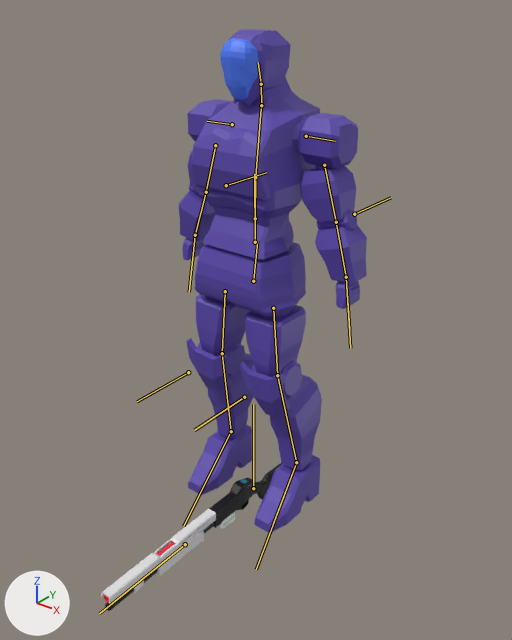
The glTF model resources/model/Robot/Player_Boned_IK.gltf, before and after one commit.
Camera for both pictures: a 50 mm lens placed at (1.54, -1.85, 2.0), pointed at (0.07, -0.01, 0.86). The axes (+X, +Y, +Z) are drawn at lower left. The lights are the same throughout. The bones that bend it are drawn over the model as lines.

Objects in the first picture: 'G_AutoLoader', 'G_Barrel', 'G_BarrelCover', 'G_Forend', 'G_MagazineTube', 'G_Reciver', 'P_Body', 'P_Head_Display'.
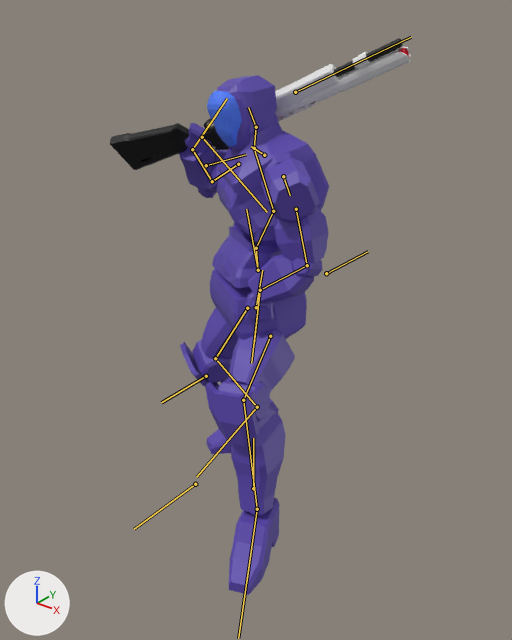
The newer file adds an action. The first version stands in its rest pose; the second is drawn at frame 12 of the action '14_Title'.

The change, as a list of edits to the scene's bpy script:
```text
Change bone_hips:
    where bone_hips = bpy.data.objects['Player'].pose.bones['Hips']  # child of 'Root'
    bone_hips.location: (0.0, 0.0, 0.0) -> (0.0, -0.11, -0.035)
    bone_hips.rotation_quaternion: (1.0, 0.0, 0.0, 0.0) -> (0.967, 0.0, -0.252, -0.042)  # degrees (0, 0, 0) -> degrees (1, -29, -5)
Change bone_spine:
    where bone_spine = bpy.data.objects['Player'].pose.bones['Spine']  # child of 'Hips'
    bone_spine.rotation_quaternion: (1.0, 0.0, 0.0, 0.0) -> (0.999, 0.047, 0.004, 0.015)  # degrees (0, 0, 0) -> degrees (5, 0, 2)
Change bone_lowerbody:
    where bone_lowerbody = bpy.data.objects['Player'].pose.bones['LowerBody']  # child of 'Spine'
    bone_lowerbody.rotation_quaternion: (1.0, 0.0, 0.0, 0.0) -> (0.958, -0.285, -0.025, 0.02)  # degrees (0, 0, 0) -> degrees (-33, -2, 3)
Change bone_upperbody:
    where bone_upperbody = bpy.data.objects['Player'].pose.bones['UpperBody']  # child of 'LowerBody'
    bone_upperbody.rotation_quaternion: (1.0, 0.0, 0.0, 0.0) -> (0.893, 0.441, -0.072, -0.051)  # degrees (0, 0, 0) -> degrees (53, -5, -9)
Change bone_neck:
    where bone_neck = bpy.data.objects['Player'].pose.bones['Neck']  # child of 'UpperBody'
    bone_neck.rotation_quaternion: (1.0, 0.0, 0.0, 0.0) -> (0.92, -0.324, 0.219, 0.037)  # degrees (0, 0, 0) -> degrees (-40, 25, -5)
Change bone_head:
    where bone_head = bpy.data.objects['Player'].pose.bones['Head']  # child of 'Neck'
    bone_head.rotation_quaternion: (1.0, 0.0, 0.0, 0.0) -> (0.98, 0.201, -0.004, 0.002)  # degrees (0, 0, 0) -> degrees (23, 0, 0)
Change bone_shoulder_r:
    where bone_shoulder_r = bpy.data.objects['Player'].pose.bones['Shoulder.R']  # child of 'UpperBody'
    bone_shoulder_r.rotation_quaternion: (1.0, 0.0, 0.0, 0.0) -> (0.771, 0.118, 0.625, -0.027)  # degrees (0, 0, 0) -> degrees (38, 76, 26)
Change bone_upperarm_r:
    where bone_upperarm_r = bpy.data.objects['Player'].pose.bones['UpperArm.R']  # child of 'Shoulder.R'
    bone_upperarm_r.rotation_quaternion: (1.0, 0.0, 0.0, 0.0) -> (0.92, -0.236, -0.157, -0.272)  # degrees (0, 0, 0) -> degrees (-23, -25, -28)
Change bone_lowerarm_r:
    where bone_lowerarm_r = bpy.data.objects['Player'].pose.bones['LowerArm.R']  # child of 'UpperArm.R'
    bone_lowerarm_r.rotation_quaternion: (1.0, 0.0, 0.0, 0.0) -> (0.494, 0.793, 0.0, -0.356)  # degrees (0, 0, 0) -> degrees (108, 34, -25)
Change bone_hand_r:
    where bone_hand_r = bpy.data.objects['Player'].pose.bones['Hand.R']  # child of 'LowerArm.R'
    bone_hand_r.rotation_quaternion: (1.0, 0.0, 0.0, 0.0) -> (0.862, 0.35, 0.153, -0.332)  # degrees (0, 0, 0) -> degrees (35, 30, -32)
Change bone_shoulder_l:
    where bone_shoulder_l = bpy.data.objects['Player'].pose.bones['Shoulder.L']  # child of 'UpperBody'
    bone_shoulder_l.rotation_quaternion: (1.0, 0.0, 0.0, 0.0) -> (0.991, 0.064, -0.016, -0.117)  # degrees (0, 0, 0) -> degrees (8, -1, -13)
Change bone_upperarm_l:
    where bone_upperarm_l = bpy.data.objects['Player'].pose.bones['UpperArm.L']  # child of 'Shoulder.L'
    bone_upperarm_l.rotation_quaternion: (1.0, 0.0, 0.0, 0.0) -> (0.947, 0.054, 0.287, 0.131)  # degrees (0, 0, 0) -> degrees (12, 32, 19)
Change bone_lowerarm_l:
    where bone_lowerarm_l = bpy.data.objects['Player'].pose.bones['LowerArm.L']  # child of 'UpperArm.L'
    bone_lowerarm_l.rotation_quaternion: (1.0, 0.0, 0.0, 0.0) -> (0.827, 0.513, 0.0, 0.23)  # degrees (0, 0, 0) -> degrees (61, -14, 23)
Change bone_hand_l:
    where bone_hand_l = bpy.data.objects['Player'].pose.bones['Hand.L']  # child of 'LowerArm.L'
    bone_hand_l.rotation_quaternion: (1.0, 0.0, 0.0, 0.0) -> (0.835, -0.442, -0.307, 0.116)  # degrees (0, 0, 0) -> degrees (-62, -24, 31)
Change bone_spine_001:
    where bone_spine_001 = bpy.data.objects['Player'].pose.bones['Spine.001']  # child of 'Hips'
    bone_spine_001.rotation_quaternion: (1.0, 0.0, 0.0, 0.0) -> (0.995, 0.101, -0.002, -0.027)  # degrees (0, 0, 0) -> degrees (12, 0, -3)
Change bone_upperleg_r:
    where bone_upperleg_r = bpy.data.objects['Player'].pose.bones['UpperLeg.R']  # child of 'Spine.001'
    bone_upperleg_r.rotation_quaternion: (1.0, 0.0, 0.0, 0.0) -> (-0.946, 0.316, -0.001, -0.072)  # degrees (0, 0, 0) -> degrees (-37, 3, 8)
Change bone_lowerleg_r:
    where bone_lowerleg_r = bpy.data.objects['Player'].pose.bones['LowerLeg.R']  # child of 'UpperLeg.R'
    bone_lowerleg_r.rotation_quaternion: (1.0, 0.0, 0.0, 0.0) -> (0.922, 0.386, 0.0, 0.016)  # degrees (0, 0, 0) -> degrees (45, -1, 2)
Change bone_foot_r:
    where bone_foot_r = bpy.data.objects['Player'].pose.bones['Foot.R']  # child of 'LowerLeg.R'
    bone_foot_r.rotation_quaternion: (1.0, 0.0, 0.0, 0.0) -> (0.979, -0.169, 0.068, -0.092)  # degrees (0, 0, 0) -> degrees (-20, 6, -12)
Change bone_upperleg_l:
    where bone_upperleg_l = bpy.data.objects['Player'].pose.bones['UpperLeg.L']  # child of 'Spine.001'
    bone_upperleg_l.rotation_quaternion: (1.0, 0.0, 0.0, 0.0) -> (-0.787, 0.512, 0.297, 0.174)  # degrees (0, 0, 0) -> degrees (-67, -40, 2)
Change bone_lowerleg_l:
    where bone_lowerleg_l = bpy.data.objects['Player'].pose.bones['LowerLeg.L']  # child of 'UpperLeg.L'
    bone_lowerleg_l.rotation_quaternion: (1.0, 0.0, 0.0, 0.0) -> (0.932, 0.363, 0.0, -0.015)  # degrees (0, 0, 0) -> degrees (43, 1, -2)
Change bone_foot_l:
    where bone_foot_l = bpy.data.objects['Player'].pose.bones['Foot.L']  # child of 'LowerLeg.L'
    bone_foot_l.rotation_quaternion: (1.0, 0.0, 0.0, 0.0) -> (0.985, 0.139, -0.086, -0.051)  # degrees (0, 0, 0) -> degrees (17, -9, -7)
Change bone_sg_grip:
    where bone_sg_grip = bpy.data.objects['Player'].pose.bones['SG_Grip']
    bone_sg_grip.location: (0.0, 0.0, 0.0) -> (-0.305, 1.454, -0.071)
    bone_sg_grip.rotation_quaternion: (1.0, 0.0, 0.0, 0.0) -> (0.336, -0.757, 0.065, -0.556)  # degrees (0, 0, 0) -> degrees (-105, -53, -52)
```

Pixel boxes [x1, y1, x2, y2] of what changed, in the pictures (512 x 640 px):
'P_Body', posed (20% narrower): before [179, 29, 367, 533]; after [179, 75, 329, 595]
'G_BarrelCover', posed: before [101, 509, 216, 604]; after [276, 47, 411, 121]
'G_Reciver', posed: before [209, 462, 282, 528]; after [110, 118, 229, 170]
'P_Head_Display', posed (10% narrower, 11% shorter): before [220, 38, 259, 100]; after [207, 91, 242, 146]
'G_Forend', posed: before [156, 531, 204, 576]; after [275, 64, 339, 110]
'G_MagazineTube', posed: before [105, 522, 215, 611]; after [334, 38, 403, 77]
'G_Barrel', posed: before [104, 529, 198, 603]; after [399, 48, 409, 56]
'G_AutoLoader', posed (not visible afterwards): before [217, 512, 235, 529]
bone 'Hips', root to tip: before (253, 281) to (257, 241); after (256, 307) to (262, 270)
bone 'Spine', root to tip: before (255, 242) to (255, 218); after (258, 270) to (256, 248)
bone 'LowerBody', root to tip: before (255, 218) to (255, 177); after (256, 248) to (273, 211)
bone 'UpperBody', root to tip: before (255, 177) to (261, 108); after (273, 211) to (254, 150)
bone 'Neck', root to tip: before (261, 105) to (261, 84); after (254, 148) to (256, 127)
bone 'Head', root to tip: before (261, 84) to (258, 62); after (256, 127) to (248, 107)
bone 'Shoulder.R', root to tip: before (232, 124) to (207, 121); after (264, 155) to (251, 146)
bone 'UpperArm.R', root to tip: before (215, 145) to (206, 192); after (238, 164) to (212, 181)
bone 'LowerArm.R', root to tip: before (206, 192) to (195, 235); after (212, 181) to (192, 149)
bone 'Hand.R', root to tip: before (195, 235) to (190, 277); after (192, 149) to (217, 113)
bone 'Shoulder.L', root to tip: before (306, 136) to (335, 141); after (283, 176) to (290, 195)
bone 'UpperArm.L', root to tip: before (324, 165) to (336, 222); after (296, 209) to (307, 265)
bone 'LowerArm.L', root to tip: before (336, 222) to (346, 277); after (307, 265) to (260, 290)
bone 'Hand.L', root to tip: before (346, 277) to (349, 329); after (260, 290) to (254, 344)
bone 'Spine.001', root to tip: before (255, 242) to (254, 174); after (258, 270) to (246, 209)
bone 'UpperLeg.R', root to tip: before (225, 291) to (222, 353); after (247, 308) to (215, 358)
bone 'LowerLeg.R', root to tip: before (222, 353) to (231, 431); after (215, 358) to (257, 407)
bone 'Foot.R', root to tip: before (231, 431) to (183, 526); after (257, 407) to (196, 477)
bone 'UpperLeg.L', root to tip: before (273, 308) to (277, 375); after (270, 336) to (243, 400)
bone 'LowerLeg.L', root to tip: before (277, 375) to (296, 462); after (243, 400) to (257, 509)
bone 'Foot.L', root to tip: before (296, 462) to (256, 569); after (257, 509) to (238, 638)
bone 'SG_Grip', root to tip: before (253, 488) to (253, 404); after (202, 137) to (267, 212)
